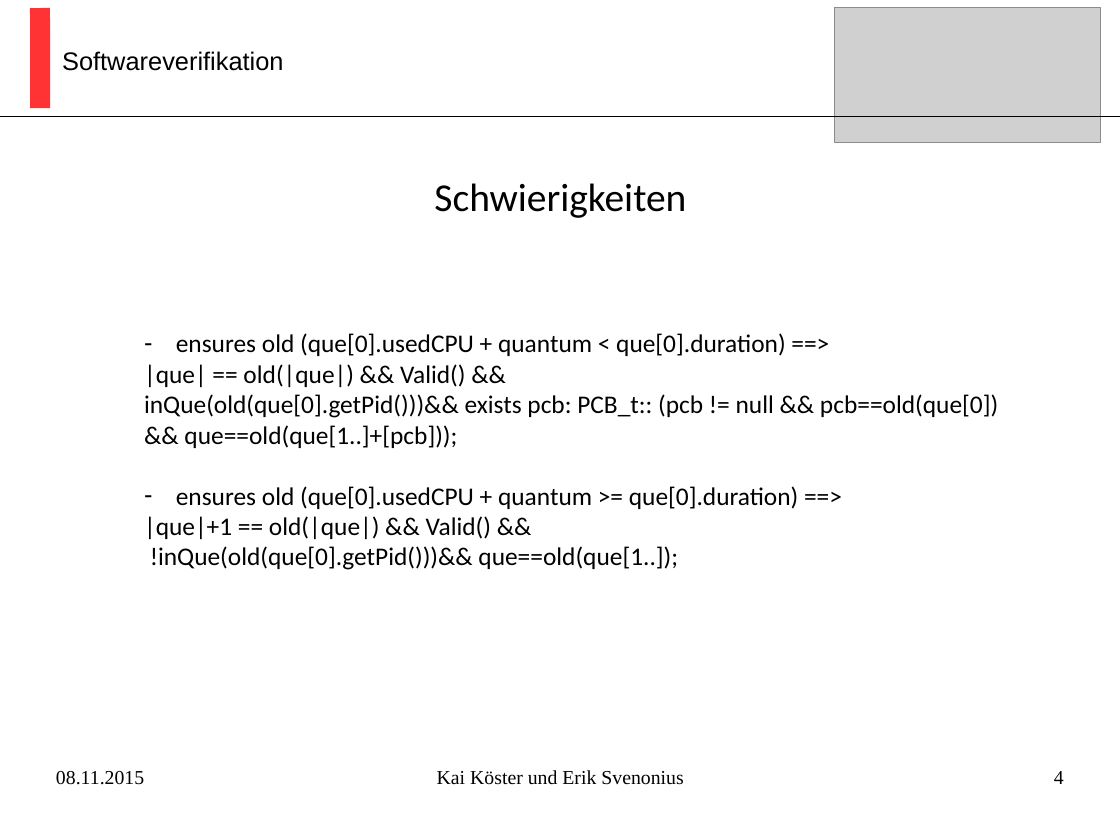
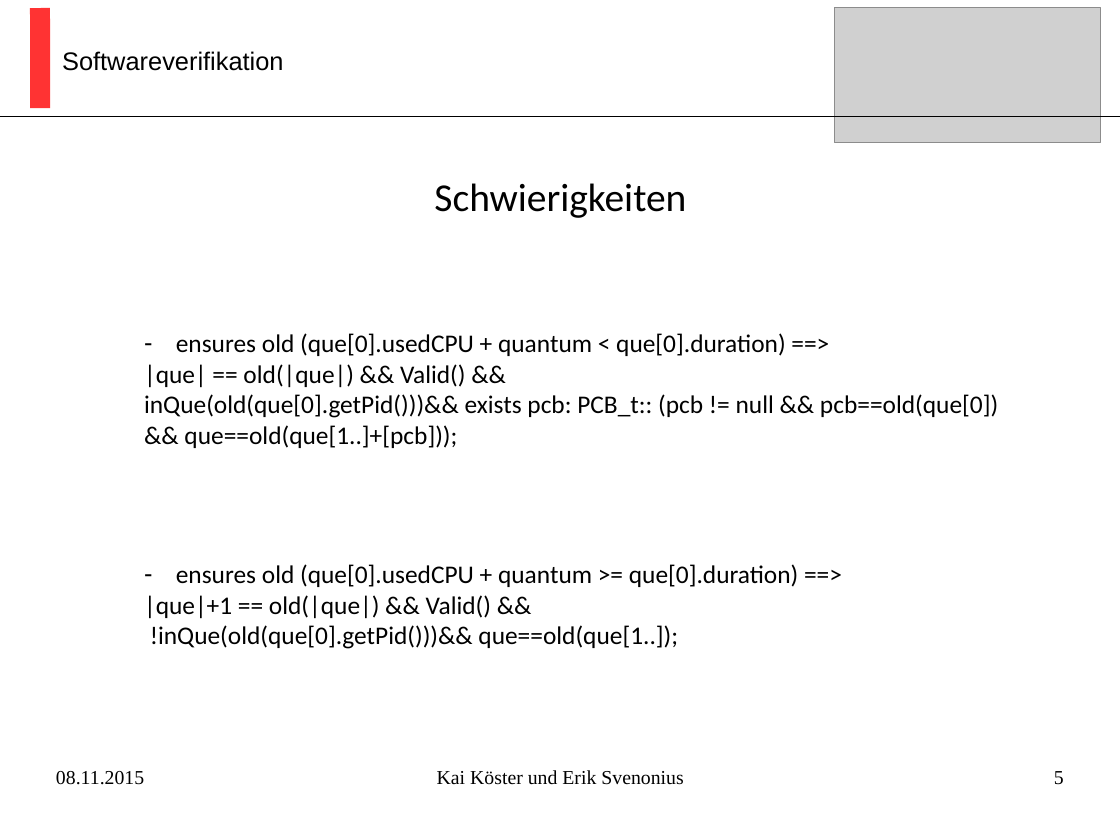
Before and after one commit to kaistefan/dafny, a slide deck: slide 5 of Ausarbeitung/Präsentation.pptx (slide 4 before the commit). Drawn at 1120x840 pixels with LibreOffice and Linux fonts; fonts in the diff are those of the drawing; grey boxes stand for pictures. Boxes give left, top, right and bottom in pixels: in the first picture for what was removed or moved away, otherwise in the second. Text is boxed around its words. In the diff, an @@ line names an element or a change of style, - is before the commit and + after.

```diff
--- a/Ausarbeitung/Präsentation.pptx
+++ b/Ausarbeitung/Präsentation.pptx
@@ text at <box>144,486,799,570</box>: paragraphs removed @@
-– ensures old (que[0].usedCPU + quantum >= que[0].duration) ==>
-|que|+1 == old(|que|) && Valid() &&
-!inQue(old(que[0].getPid()))&& que==old(que[1..]);
@@ text added at <box>144,564,799,649</box>, 18 pt, text #000000 @@
+– ensures old (que[0].usedCPU + quantum >= que[0].duration) ==>
+|que|+1 == old(|que|) && Valid() &&
+!inQue(old(que[0].getPid()))&& que==old(que[1..]);
@@ page number at <box>1054,771,1064,785</box>: text changed @@
-4
+5
```
Also in this commit, not shown: 1 other slide changed.
